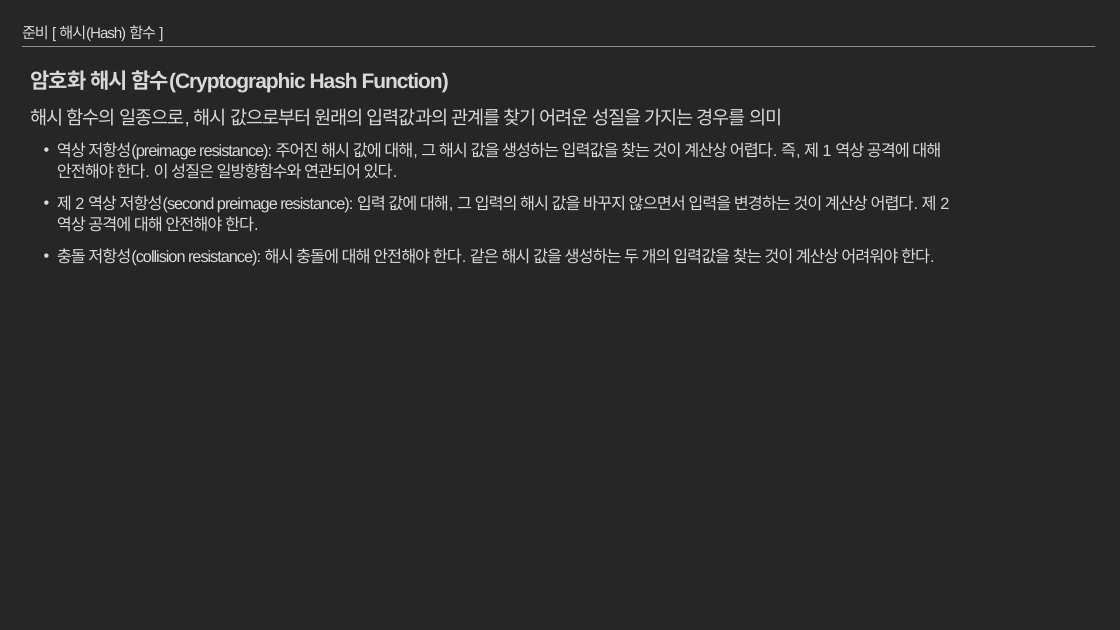
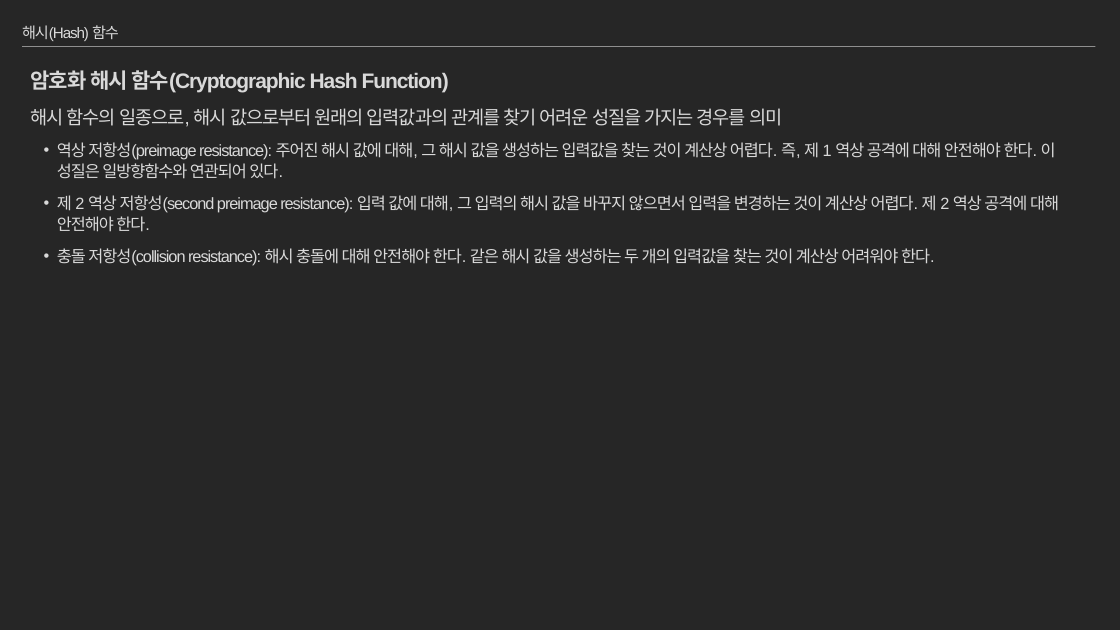
Before and after one commit to moss0801/blockchain-doc, a slide deck: slide 16 of General/Blockchain Part1.pptx (slide 14 before the commit). Drawn at 1120x630 pixels with LibreOffice and Linux fonts; fonts in the diff are those of the drawing. Boxes give left, top, right and bottom in pixels: in the first picture for what was removed or moved away, otherwise in the second. Text is boxed around its words. In the diff, an @@ line names an element or a change of style, - is before the commit and + after.

```diff
--- a/General/Blockchain Part1.pptx
+++ b/General/Blockchain Part1.pptx
@@ title at [22, 25, 119, 41]: text changed @@
-준비 [ 해시(Hash) 함수 ]
+해시(Hash) 함수
@@ text "암호화 해시 함수(Cryptographic Hash Function)" rewrapped from [31, 70, 949, 266] to [31, 70, 1059, 266] @@
```
Also in this commit, not shown: 13 other slides changed, 59 slides added, 2 slides removed, 1 other file.
